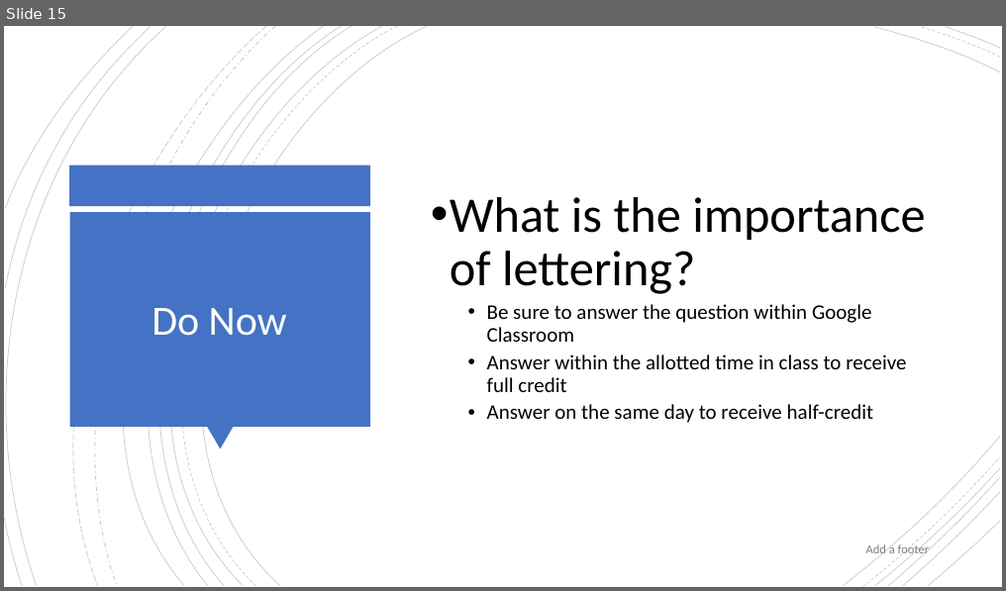
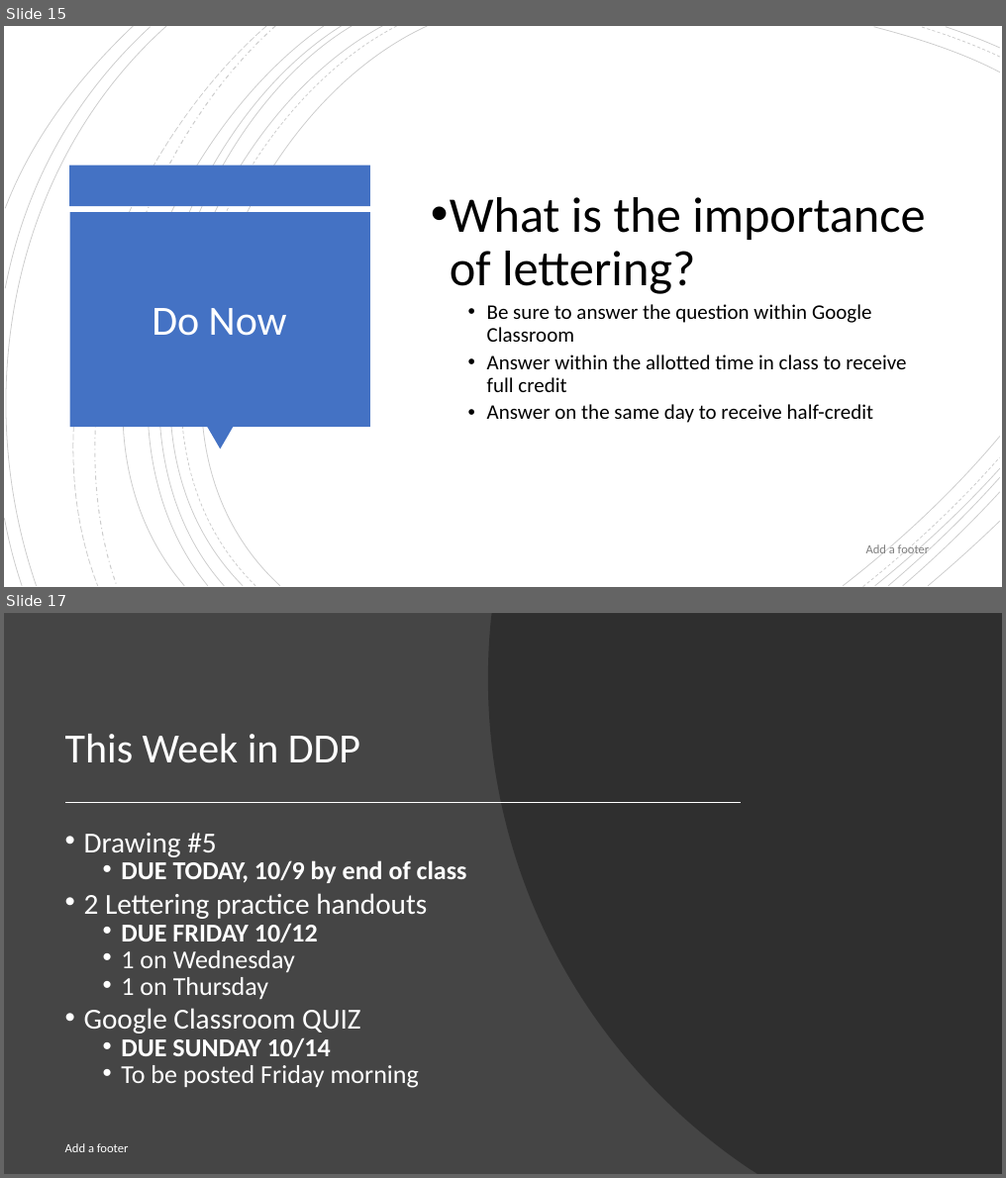
Before and after one commit to nickvertucci/Technology-Education-Curriculum, a slide deck: High School/Design and Drawing for Production/Unit 3 - Introduction to Lettering/Section 1 - What is Lettering/Assets/Unit 3 - Section 1 - What is Lettering.pptx. Shown one above the other, each under a label of ours: slide 15 before the commit, slides 15 and 17 after it; the slides between them are not shown. The pictures are 1006x591 and 1006x1178 pixels, drawn with LibreOffice and Linux fonts; fonts in the diff are those of the drawing. Boxes give left, top, right and bottom in pixels: in the first picture for what was removed or moved away, otherwise in the second. Text is boxed around its words. In the diff, an @@ line names an element or a change of style, - is before the commit and + after.

```diff
--- a/High School/Design and Drawing for Production/Unit 3 - Introduction to Lettering/Section 1 - What is Lettering/Assets/Unit 3 - Section 1 - What is Lettering.pptx
+++ b/High School/Design and Drawing for Production/Unit 3 - Introduction to Lettering/Section 1 - What is Lettering/Assets/Unit 3 - Section 1 - What is Lettering.pptx
@@ slide 17 added at (x1=4, y1=613, x2=1002, y2=1174), background #454545 @@
@@ freeform shape added at (x1=488, y1=613, x2=1002, y2=1174), fill #262626 at 70% opacity @@
@@ title added at (x1=65, y1=734, x2=360, y2=763), 40 pt, text #FFFFFF @@
+This Week in DDP
@@ line added from (67, 802) to (741, 802), #FFFFFF 1.5 pt @@
@@ text added at (x1=84, y1=833, x2=467, y2=1088), 24.8 pt, text #FFFFFF @@
+• Drawing #5
+  • DUE TODAY, 10/9 by end of class
+• 2 Lettering practice handouts
+  • DUE FRIDAY 10/12
+  • 1 on Wednesday
+  • 1 on Thursday
+• Google Classroom QUIZ
+  • DUE SUNDAY 10/14
+  • To be posted Friday morning
@@ text added at (x1=65, y1=1144, x2=129, y2=1153), 12 pt, text #FFFFFF @@
+Add a footer
```
Also in this commit, not shown: 1 slide changed, 2 other slides added.
